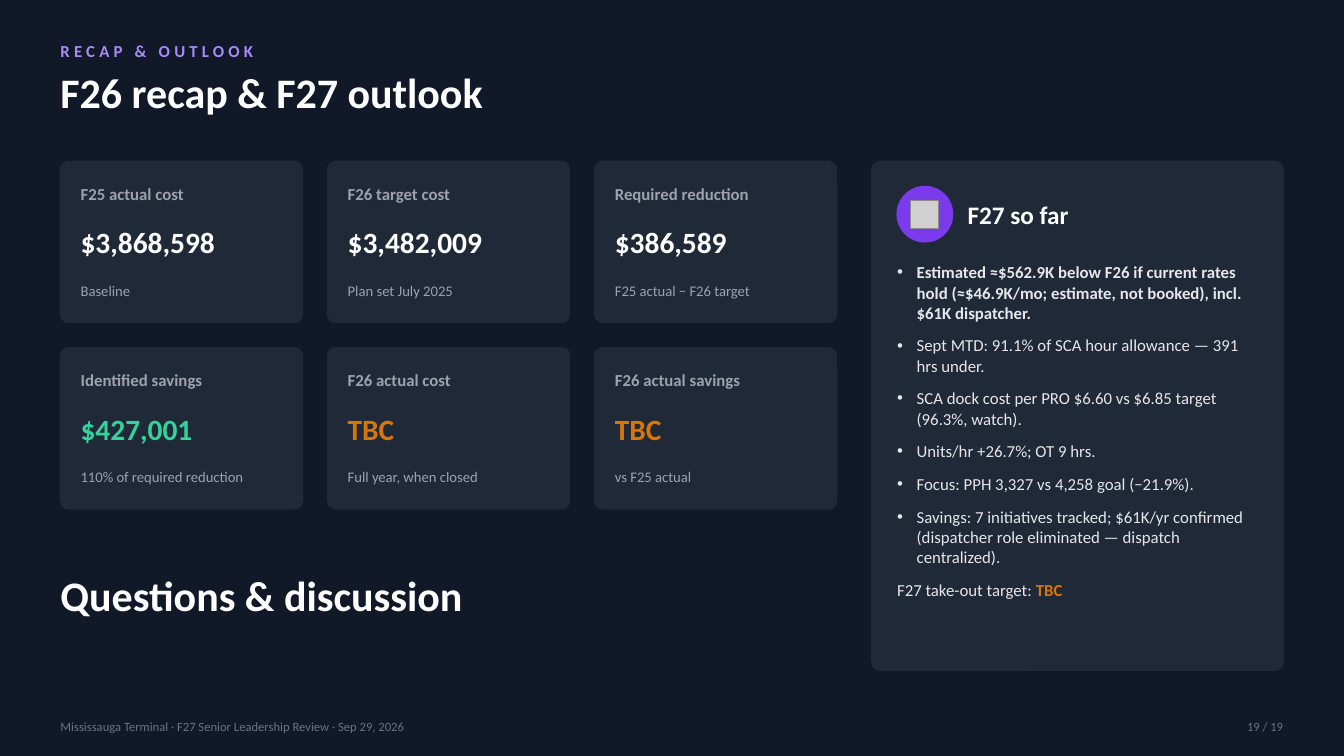
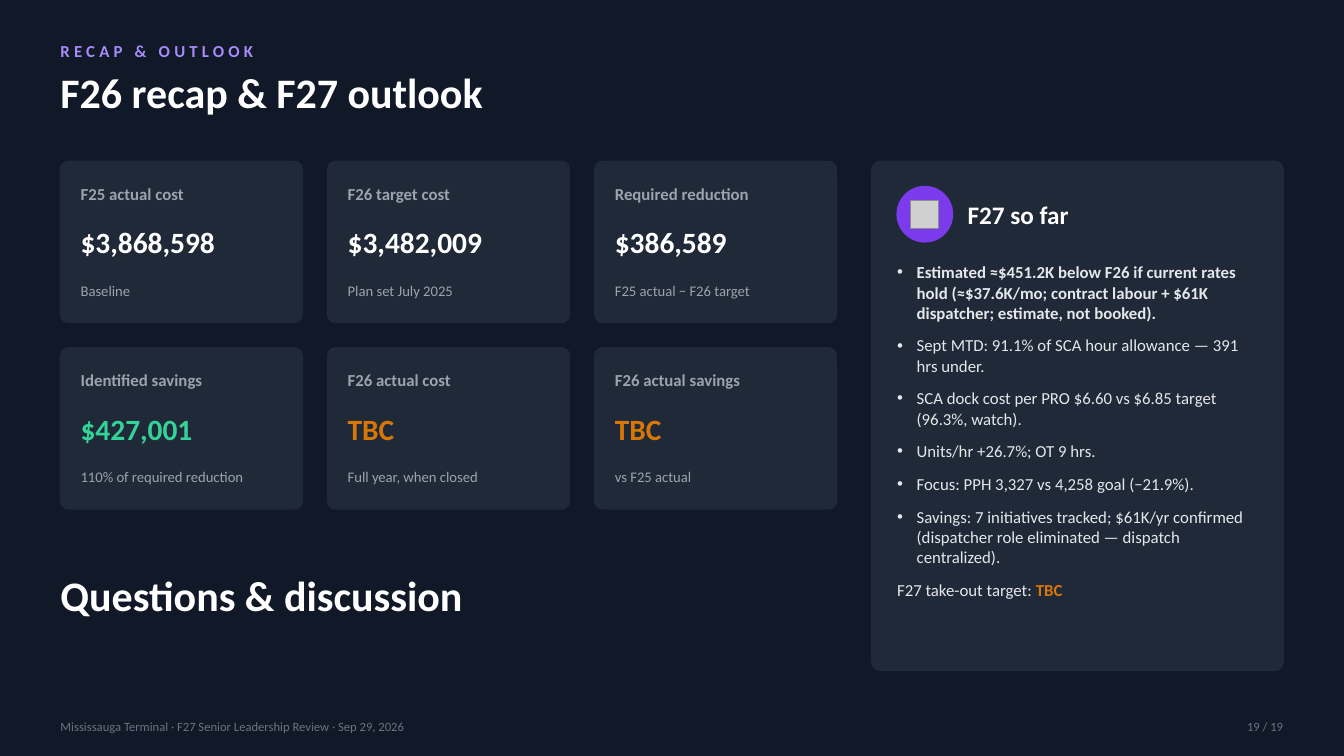
Before and after one commit to FuoriclasseX/mississauga-terminal-f26-cost-transformation-dashboard, a slide deck: slide 19 of presentation/Mississauga_F27_Leadership_Review_Sep29.pptx. Drawn at 1344x756 pixels with LibreOffice and Linux fonts; fonts in the diff are those of the drawing; grey boxes stand for pictures. Boxes give left, top, right and bottom in pixels: in the first picture for what was removed or moved away, otherwise in the second. Text is boxed around its words. In the diff, an @@ line names an element or a change of style, - is before the commit and + after.

```diff
--- a/presentation/Mississauga_F27_Leadership_Review_Sep29.pptx
+++ b/presentation/Mississauga_F27_Leadership_Review_Sep29.pptx
@@ text at (917, 266, 1235, 322): text changed @@
-• Estimated ≈$562.9K below F26 if current rates hold (≈$46.9K/mo; estimate, not booked), incl. $61K dispatcher.
+• Estimated ≈$451.2K below F26 if current rates hold (≈$37.6K/mo; contract labour + $61K dispatcher; estimate, not booked).
```
Also in this commit, not shown: 1 other slide changed, 2 other files.
